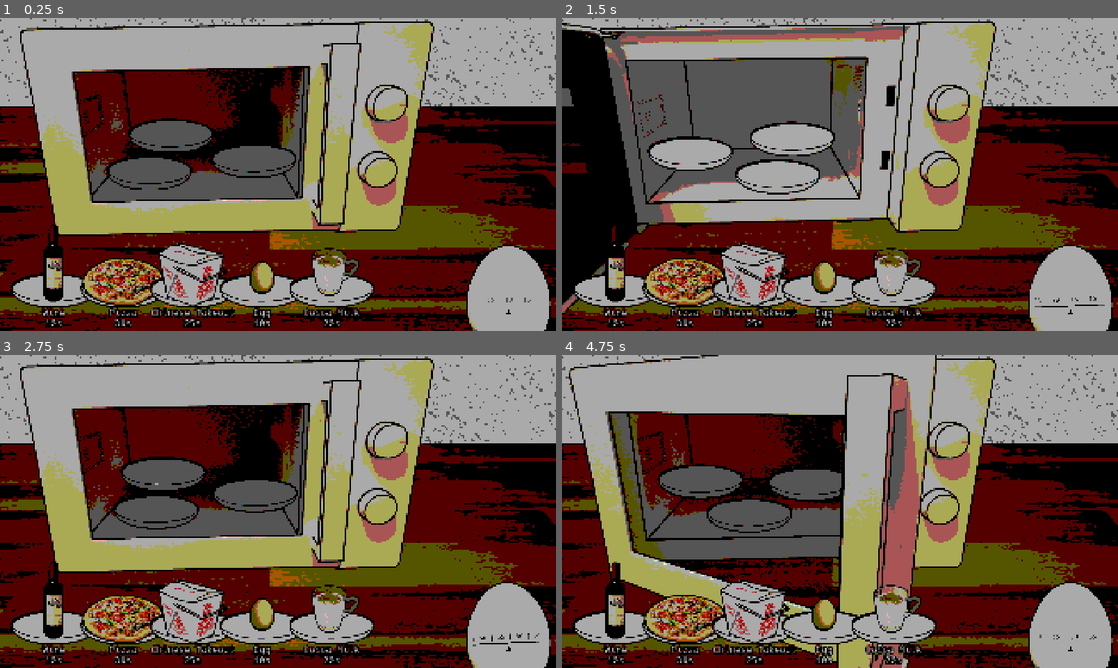
Above: before the commit, frames 1-4 (two rows, left to right).
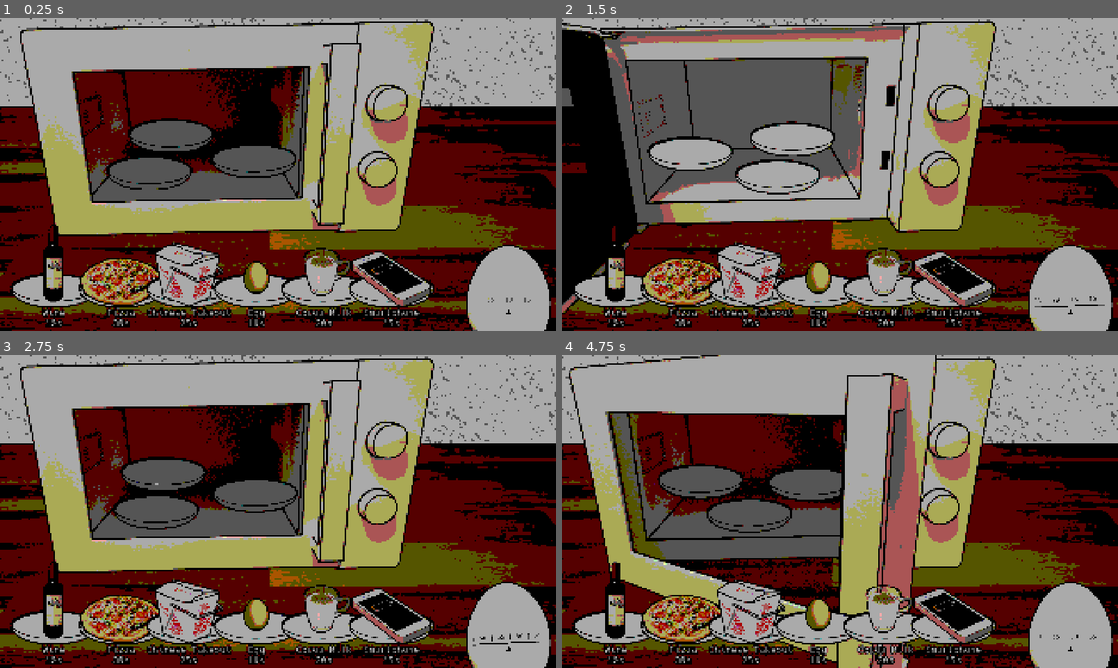
Above: after the commit, the same moments.

Repository: AnJ95/gmtk-2026
Game: Godot game, scene res://main/Main.tscn
Two runs of this game, one before a commit and one after it. Both use one fixed random seed, a clock stepped at 60 frames per second and the inputs below.
Inputs (mouse positions are in pixels of both pictures, inside the frame that each line leads up to):
- Up to frame 1 (0.25 s): no input
- Up to frame 2 (1.5 s): drag from (756, 130) to (617, 290) at 0.52 s; drag from (728, 190) to (784, 136) at 1.27 s
- Up to frame 3 (2.75 s): move the mouse to (333, 442) at 2.02 s; click (333, 442) at 2.17 s
- Up to frame 4 (4.75 s): drag from (812, 574) to (723, 473) at 2.77 s; move the mouse to (1006, 558) at 3.52 s; click (1006, 558) at 3.67 s; drag from (673, 464) to (617, 627) at 4.27 s

The runs differ from the first frame. In frame 1, 6.9% of the frame differs, in the area x 14-79%, y 71-99%; in frame 2, 6.9%; in frame 3, 6.9%; in frame 4, 7.0%.

Commit message:
Add item smartphone

Diff:
--- /dev/null
+++ b/item/items/item_smartphone.tscn
@@ -0,0 +1,25 @@
+[gd_scene format=3 uid="uid://chyncua27je7t"]
+
+[ext_resource type="PackedScene" uid="uid://c46yx6w6qiej" path="res://item/item.tscn" id="1_43nxo"]
+[ext_resource type="Texture2D" uid="uid://bh4wrph8ueafq" path="res://item/items/assets/smartphone_raw.png" id="2_43nxo"]
+[ext_resource type="Texture2D" uid="uid://drd5ht1l430oh" path="res://item/items/assets/smartphone_done.png" id="3_4wa1e"]
+[ext_resource type="Texture2D" uid="uid://drmp4c7g8m56g" path="res://item/items/assets/smartphone_burned.png" id="4_yagfk"]
+
+[sub_resource type="RectangleShape2D" id="RectangleShape2D_22orn"]
+size = Vector2(284, 201)
+
+[node name="ItemSmartphone" unique_id=1400601987 instance=ExtResource("1_43nxo")]
+item_name = "Smartphone"
+target = 15
+raw = ExtResource("2_43nxo")
+done = ExtResource("3_4wa1e")
+burnt = ExtResource("4_yagfk")
+particle_color = Color(0.6431373, 0.5294118, 0.44705883, 1)
+
+[node name="Sprite2D" parent="." index="0" unique_id=157243693]
+position = Vector2(0, -67)
+texture = ExtResource("2_43nxo")
+
+[node name="CollisionShape2D" parent="Draggable" parent_id_path=PackedInt32Array(1495946638) index="0" unique_id=342224994]
+position = Vector2(0, -61.5)
+shape = SubResource("RectangleShape2D_22orn")
--- a/level/LevelManager.gd
+++ b/level/LevelManager.gd
@@ -8,7 +8,8 @@
 		preload("res://item/items/item_pizza.tscn"),
 		preload("res://item/items/item_chinese_takeout.tscn"),
 		preload("res://item/items/item_egg.tscn"),
-		preload("res://item/items/item_kaba.tscn")
+		preload("res://item/items/item_kaba.tscn"),
+		preload("res://item/items/item_smartphone.tscn"),
 	]),
 	Level.new(45, 3, [
 		preload("res://item/items/item_pizza.tscn"),
--- a/main/Main.tscn
+++ b/main/Main.tscn
@@ -23,7 +23,7 @@
 
 [node name="Shelf" parent="." unique_id=1827128195 instance=ExtResource("2_xwkvk")]
 position = Vector2(185, 940)
-end_position = Vector2(1200, 0)
+end_position = Vector2(1400, 0)
 
 [node name="Timer" parent="." unique_id=552243422 instance=ExtResource("3_xwkvk")]
 position = Vector2(1756, 988)
Binary file added: item/items/assets/smartphone_burned.png
Not shown, added: item/items/assets/smartphone_burned.png.import
Binary file added: item/items/assets/smartphone_done.png
Not shown, added: item/items/assets/smartphone_done.png.import
Binary file added: item/items/assets/smartphone_raw.png
Not shown, added: item/items/assets/smartphone_raw.png.import
Not shown, changed: README.md
